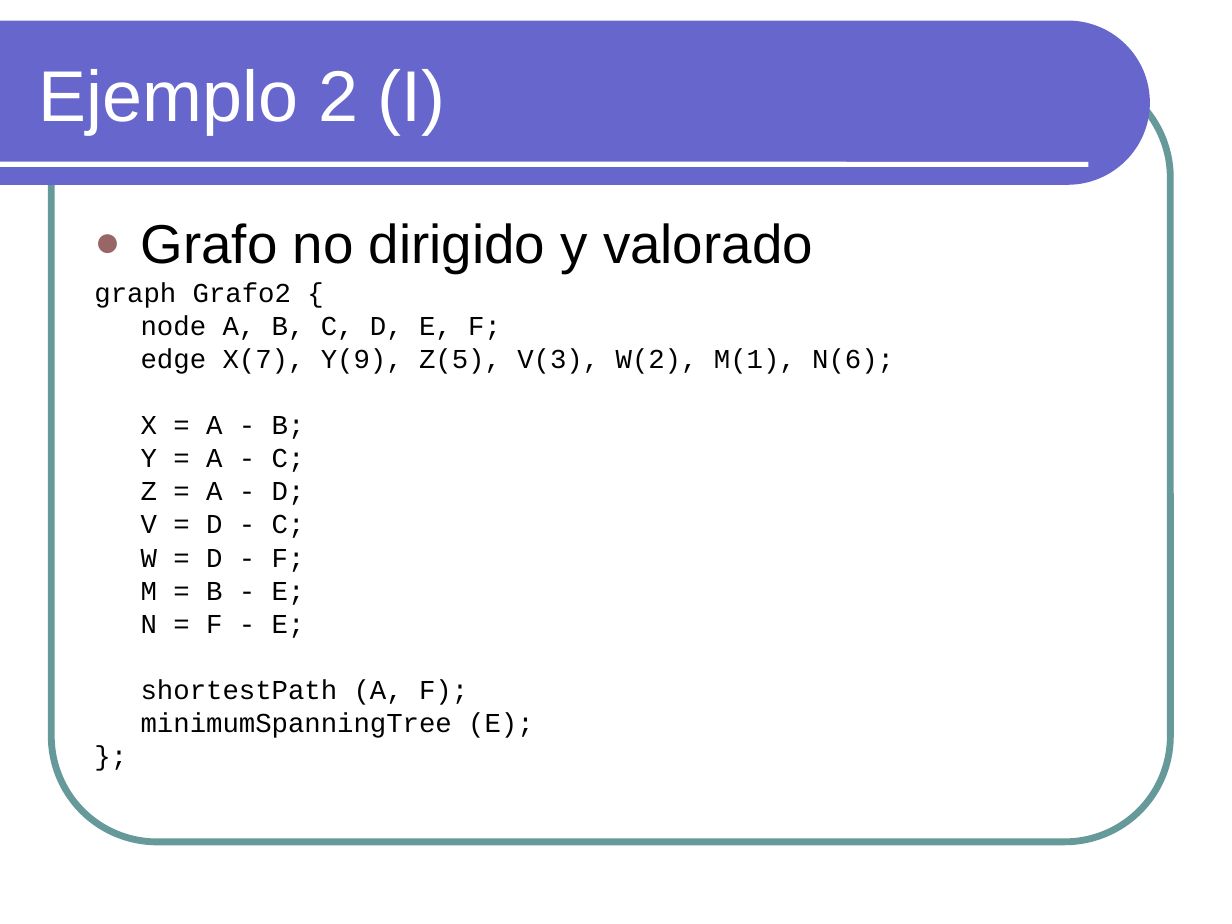
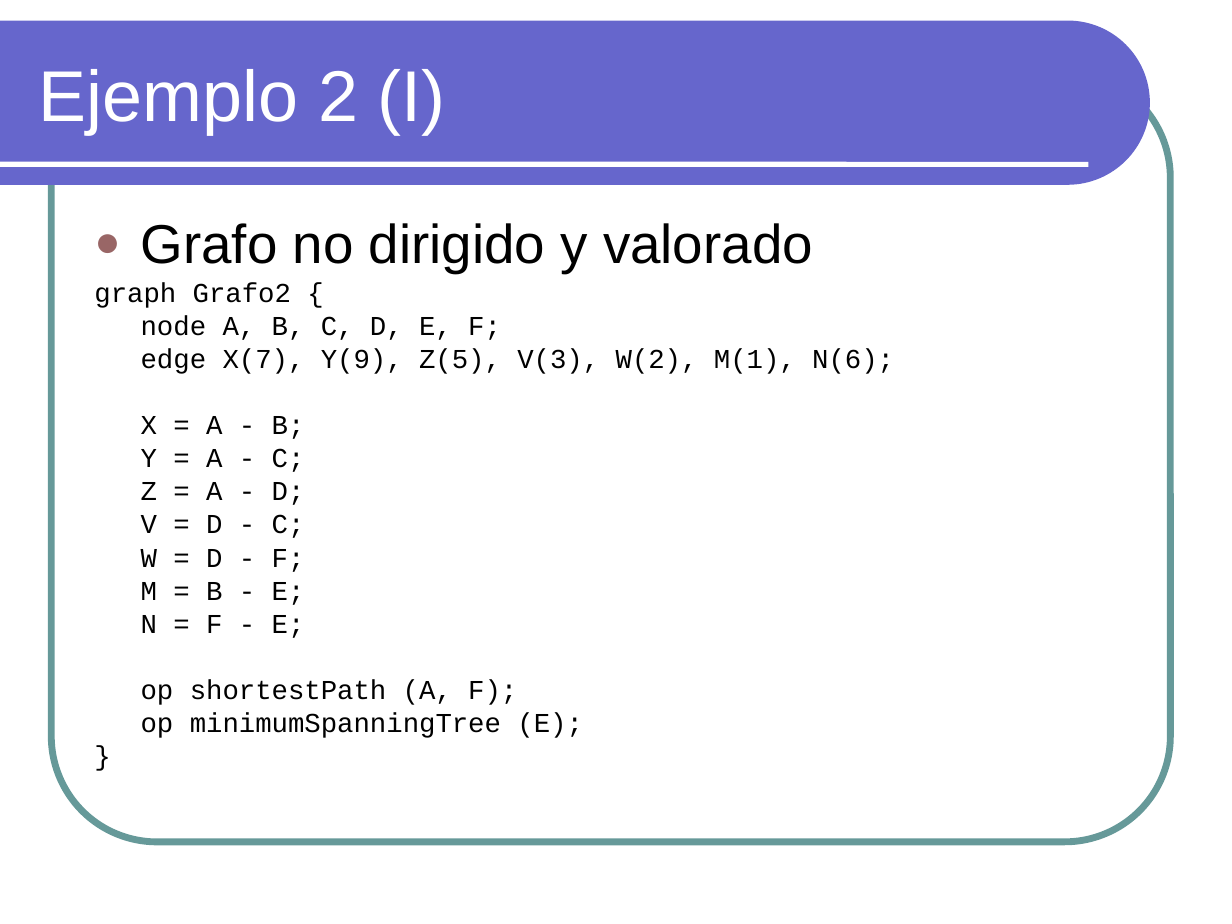
Before and after one commit to txedo/pl-graphs, a slide deck: slide 7 of 2 - Problema y Lenguaje/Sesion1.ppt. Drawn at 1232x924 pixels with LibreOffice and Linux fonts; fonts in the diff are those of the drawing. Boxes give left, top, right and bottom in pixels: in the first picture for what was removed or moved away, otherwise in the second. Text is boxed around its words. In the diff, an @@ line names an element or a change of style, - is before the commit and + after.

```diff
--- a/2 - Problema y Lenguaje/Sesion1.ppt
+++ b/2 - Problema y Lenguaje/Sesion1.ppt
@@ text at bbox=[141, 680, 583, 738]: text changed @@
-shortestPath (A, F);
-minimumSpanningTree (E);
-};
+op shortestPath (A, F);
+op minimumSpanningTree (E);
+}
```
Also in this commit, not shown: 7 other slides changed, 20 other files.
